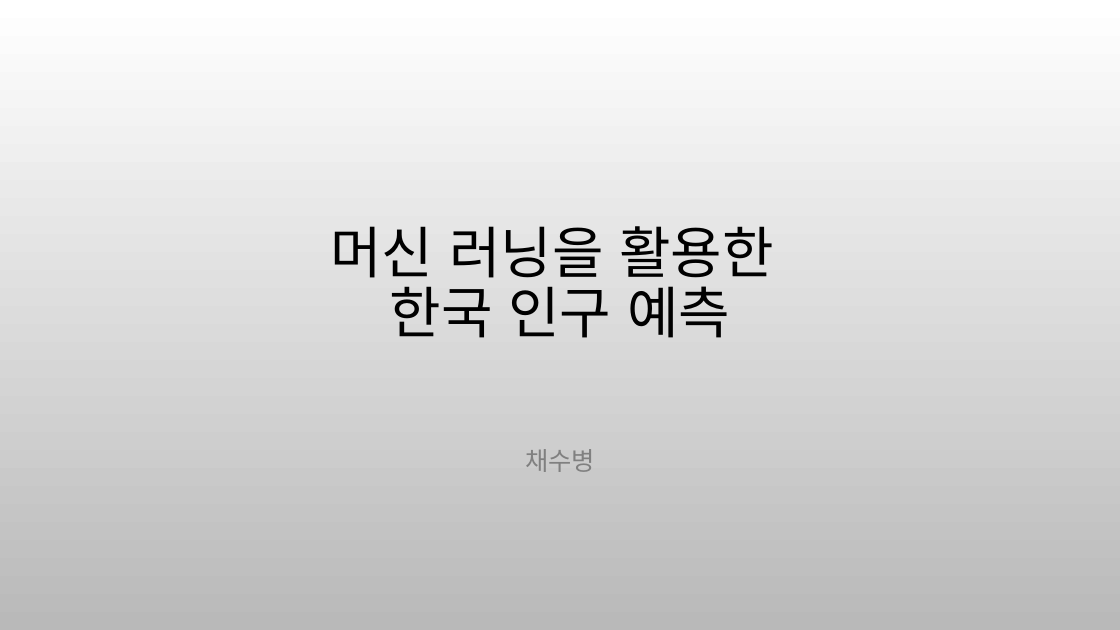
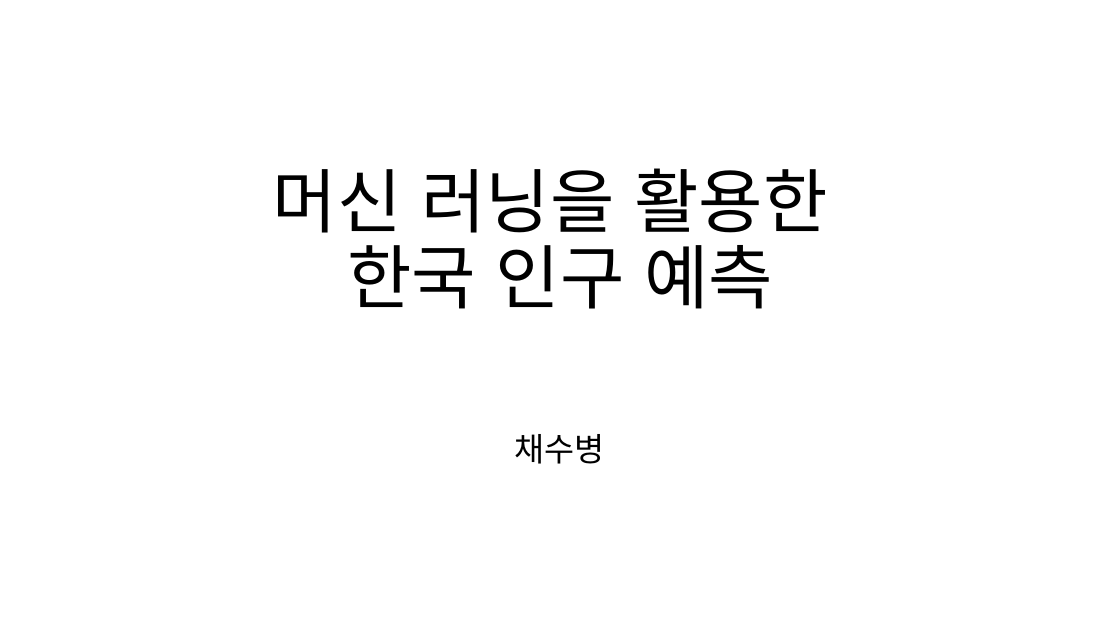
Before and after one commit to CHAESOOBYUNG/ml_project_analysis, a slide deck: slide 1 of 프로젝트 문서/기획서.pptx. Drawn at 1120x630 pixels with LibreOffice and Linux fonts; fonts in the diff are those of the drawing; background and template pictures are left out. Boxes give left, top, right and bottom in pixels: in the first picture for what was removed or moved away, otherwise in the second. Text is boxed around its words. In the diff, an @@ line names an element or a change of style, - is before the commit and + after.

```diff
--- a/프로젝트 문서/기획서.pptx
+++ b/프로젝트 문서/기획서.pptx
@@ background picture (left out) to #FFFFFF @@
@@ title "머신 러닝을 활용한 한국 인구 ...": place and size @@
-title "머신 러닝을 활용한 한국 인구 ..." at box(330, 226, 774, 338)
+title "머신 러닝을 활용한 한국 인구 ..." at box(273, 168, 827, 309)
@@ title "머신 러닝을 활용한 한국 인구 ..." at box(273, 168, 827, 309): size 48 to 60 pt, font Cabin to Noto Sans CJK KR @@
@@ subtitle "채수병": place and size @@
-subtitle "채수병" at box(525, 449, 595, 472)
+subtitle "채수병" at box(515, 434, 605, 464)
@@ subtitle "채수병" at box(515, 434, 605, 464): size 21.7 to 28 pt, font Cabin to Noto Sans CJK KR, text colour #808080 to #000000; line spacing 1 to 0.9 @@
```
Also in this commit, not shown: 6 other slides changed, 4 other files.
